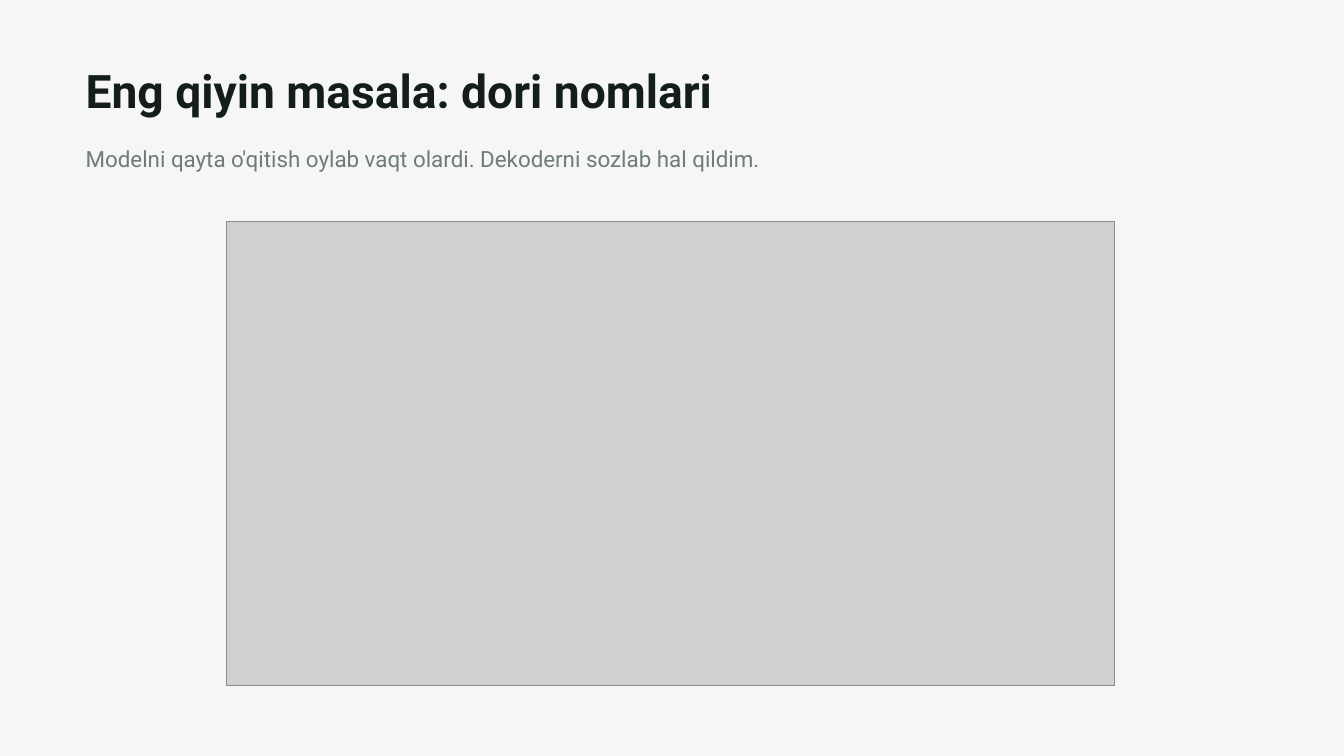
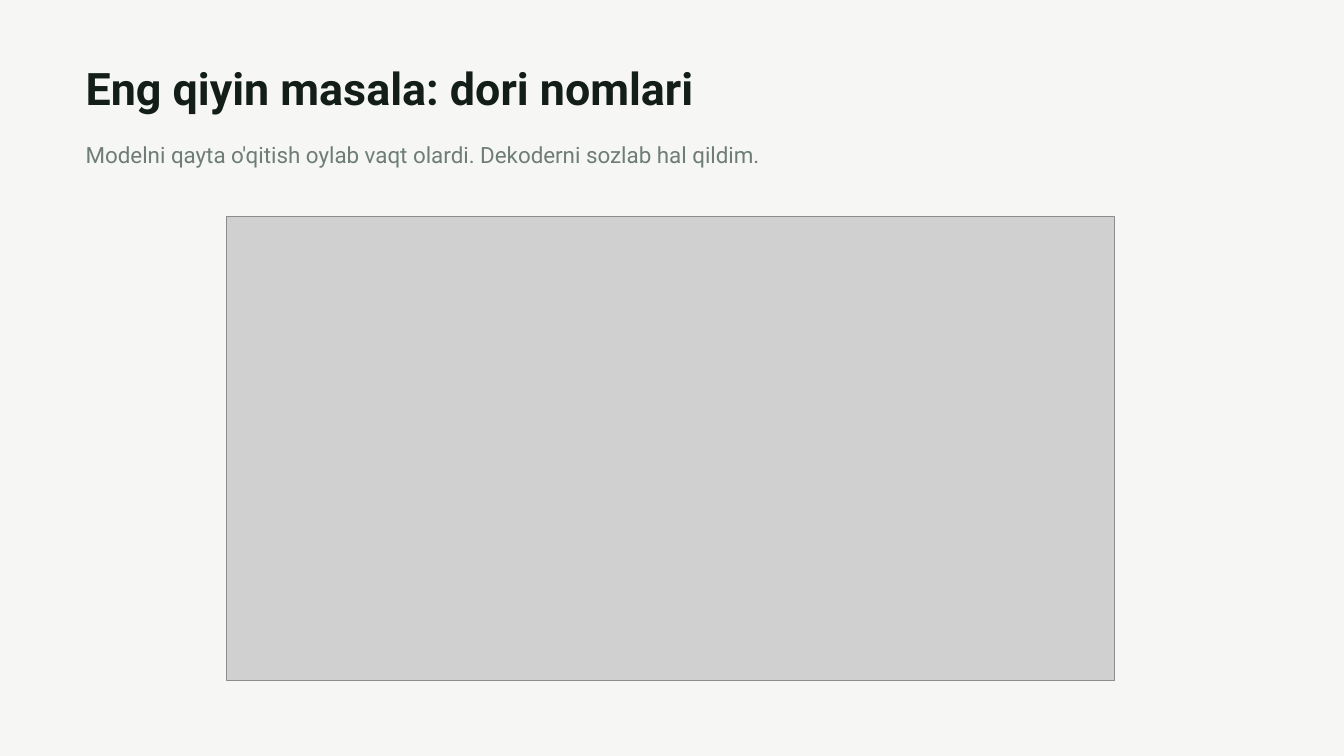
Before and after one commit to VohidovTohirjon/voice-to-text-openemr, a slide deck: slide 5 of docs/OpenEMR-ovozli-yozuv.pptx (slide 4 before the commit). Drawn at 1344x756 pixels with LibreOffice and Linux fonts; fonts in the diff are those of the drawing; grey boxes stand for pictures. Boxes give left, top, right and bottom in pixels: in the first picture for what was removed or moved away, otherwise in the second. Text is boxed around its words. In the diff, an @@ line names an element or a change of style, - is before the commit and + after.

```diff
--- a/docs/OpenEMR-ovozli-yozuv.pptx
+++ b/docs/OpenEMR-ovozli-yozuv.pptx
@@ text "Eng qiyin masala: dori nomlari" at (x1=86, y1=71, x2=693, y2=115): size 33 to 32 pt @@
@@ text "Modelni qayta o'qitish oylab vaqt ..." moved from (x1=86, y1=150, x2=759, y2=172) to (x1=86, y1=146, x2=759, y2=168) @@
@@ picture moved from (x1=227, y1=222, x2=1115, y2=686) to (x1=227, y1=217, x2=1115, y2=681) @@
```
Also in this commit, not shown: 3 other slides changed, 2 slides added, 1 slide removed, 2 other files.
